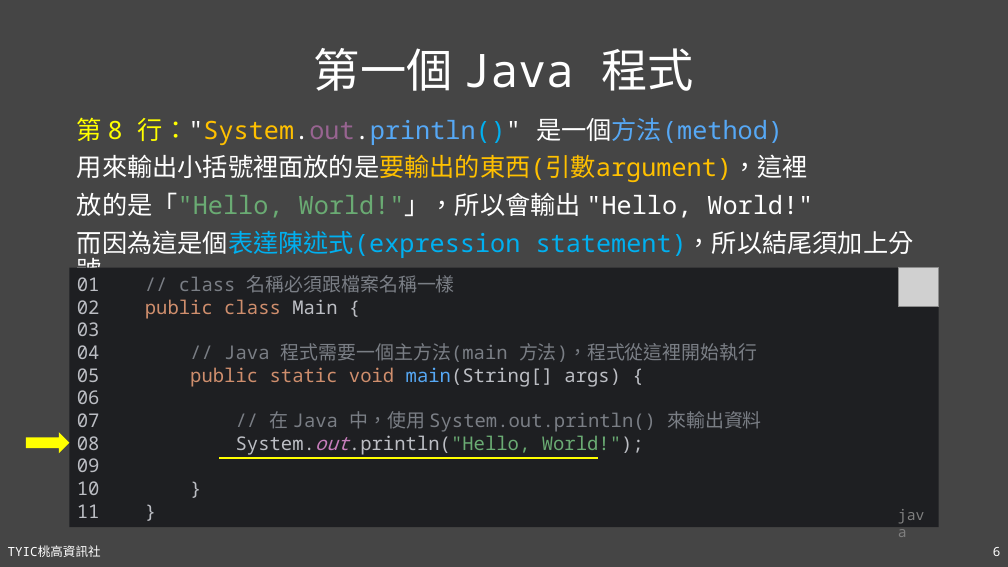
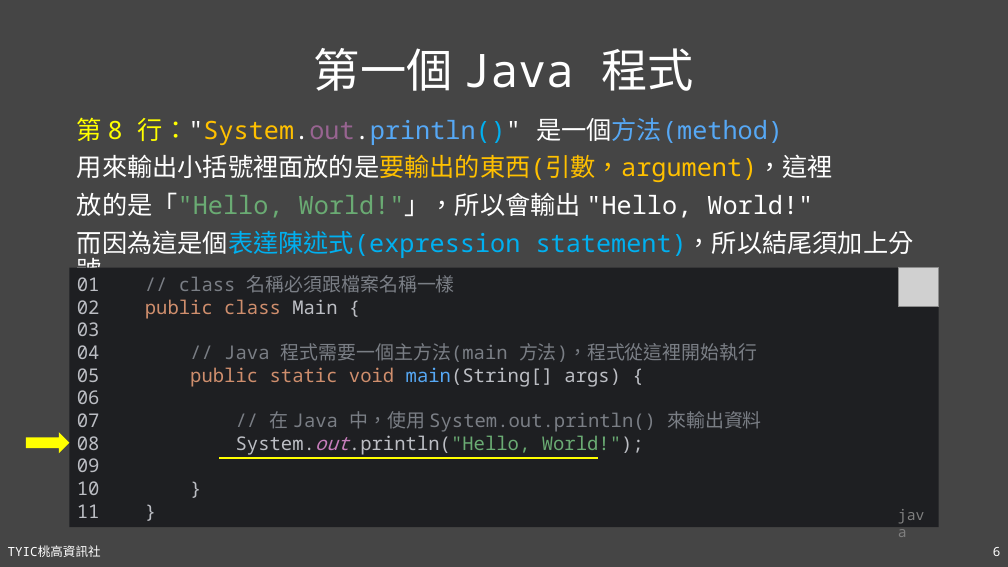
Before and after one commit to TYSHIC/slides, a slide deck: slide 6 of powerpoint/04_初探Java.pptx. Drawn at 1008x567 pixels with LibreOffice and Linux fonts; fonts in the diff are those of the drawing; grey boxes stand for pictures. Boxes give left, top, right and bottom in pixels: in the first picture for what was removed or moved away, otherwise in the second. Text is boxed around its words. In the diff, an @@ line names an element or a change of style, - is before the commit and + after.

```diff
--- a/powerpoint/04_初探Java.pptx
+++ b/powerpoint/04_初探Java.pptx
@@ text at [77, 155, 833, 182]: text changed @@
-用來輸出小括號裡面放的是要輸出的東西(引數argument)，這裡
+用來輸出小括號裡面放的是要輸出的東西(引數，argument)，這裡
```
Also in this commit, not shown: 17 other slides changed, 10 other files.
